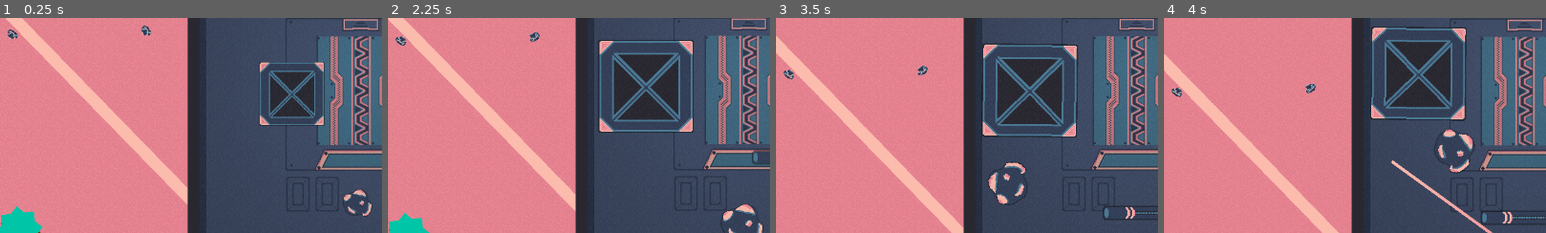
Above: before the commit, frames 1-4 (left to right).
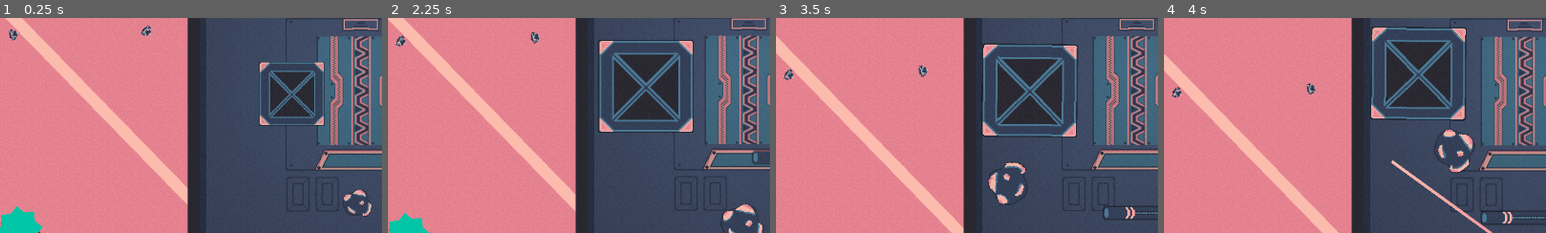
Above: after the commit, the same moments.

Repository: AstralStew/ProjectThornbury
Game: Godot game, scene res://Scenes/MainScene.tscn
Same seed, same stepped clock (60 frames per second), same inputs: the game is played once before the commit and once after it.
Inputs (mouse positions are % of the whole screen's width and height, from its top left):
- Up to frame 1 (0.25 s): no input
- Up to frame 2 (2.25 s): drag from (78, 47) to (49, 24) at 0.52 s; drag from (68, 40) to (49, 25) at 1.27 s; move the mouse to (87, 53) at 2.02 s; hold D (MoveRight) from 2.03 s (still down); hold Shift (Boost) from 2.03 s (still down); click (87, 53) at 2.17 s
- Up to frame 3 (3.5 s): release D (MoveRight) at 2.75 s; release Shift (Boost) at 2.75 s; drag from (74, 77) to (32, 28) at 2.77 s
- Up to frame 4 (4 s): drag from (84, 84) to (60, 54) at 3.52 s
The pictures show only the part of the screen within x 30-80%, y 21-71%; the shares and areas given below are measured in that part.

The runs differ from the first frame. In frame 1, 0.2% of the frame differs, in the area x 2-40%, y 3-11%; in frame 2, 0.2%, in the area x 2-40%, y 6-14%; in frame 3, 0.2%; in frame 4, 0.2%.

Commit message:
Notifications + Station upgrades

Diff:
--- a/Scenes/OutsidePrefabs/notification.tscn
+++ b/Scenes/OutsidePrefabs/notification.tscn
@@ -8,12 +8,31 @@
 atlas = ExtResource("3_68ugo")
 region = Rect2(175, 12, 46, 46)
 
-[node name="Notification" type="Node2D" unique_id=2025579434]
+[sub_resource type="CircleShape2D" id="CircleShape2D_sruue"]
+radius = 42.66
+
+[node name="Notification" type="Area2D" unique_id=1937379457]
+collision_layer = 65536
+collision_mask = 0
+monitoring = false
+monitorable = false
 script = ExtResource("1_sruue")
+screen_edge = Vector2(334, 294)
 minimum_alpha_distance = 4000.0
-maximum_alpha_distance = 2000.0
+maximum_alpha_distance = 500.0
 maximum_scale_distance = 300.0
-disappear_distance = 300.0
+disappear_start_distance = 300.0
+metadata/_custom_type_script = "uid://h4wwr486ejuw"
+
+[node name="Arrow" type="Node2D" parent="." unique_id=93638010]
+
+[node name="SpriteArrow" type="Sprite2D" parent="Arrow" unique_id=57675543]
+position = Vector2(32, 0)
+rotation = 1.5707964
+scale = Vector2(0.4, 0.4)
+texture = ExtResource("3_68ugo")
+region_enabled = true
+region_rect = Rect2(91, 16, 58, 45)
 
 [node name="SpriteBG" type="Sprite2D" parent="." unique_id=1388421572]
 position = Vector2(-1, 0)
@@ -24,8 +43,10 @@
 offset_top = -23.0
 offset_right = 23.0
 offset_bottom = 23.0
-mouse_filter = 0
 texture = SubResource("AtlasTexture_sruue")
 
-[connection signal="mouse_entered" from="SpriteIcon" to="." method="_on_mouse_entered"]
-[connection signal="mouse_exited" from="SpriteIcon" to="." method="_mouse_exited"]
+[node name="CollisionShape2D" type="CollisionShape2D" parent="." unique_id=66726932]
+shape = SubResource("CircleShape2D_sruue")
+
+[connection signal="mouse_entered" from="." to="." method="_on_mouse_entered"]
+[connection signal="mouse_exited" from="." to="." method="_on_mouse_exited"]
--- a/Scenes/OutsidePrefabs/outside.tscn
+++ b/Scenes/OutsidePrefabs/outside.tscn
@@ -42,6 +42,9 @@
 
 [node name="SubViewport" type="SubViewport" parent="SubViewportContainer" unique_id=238183413]
 handle_input_locally = false
+physics_object_picking = true
+physics_object_picking_sort = true
+physics_object_picking_first_only = true
 size = Vector2i(680, 600)
 render_target_update_mode = 4
 
--- a/Scenes/OutsidePrefabs/station.tscn
+++ b/Scenes/OutsidePrefabs/station.tscn
@@ -2,8 +2,13 @@
 
 [ext_resource type="Script" uid="uid://dj133dg4r65on" path="res://Scripts/Station.gd" id="1_ytpb5"]
 [ext_resource type="Texture2D" uid="uid://bilt7cu3ivxxr" path="res://Assets/Images/City/Building40.png" id="2_g0kpg"]
+[ext_resource type="Texture2D" uid="uid://i1g58vh6a4qg" path="res://Assets/Images/Inventory/Greebles.png" id="3_g0kpg"]
 [ext_resource type="Texture2D" uid="uid://c0sl1u4dvsqni" path="res://Assets/Images/City/Building64.png" id="3_rr3ex"]
 [ext_resource type="Texture2D" uid="uid://rpi66dfpi25r" path="res://Assets/Images/City/Building1.png" id="4_dulit"]
+
+[sub_resource type="AtlasTexture" id="AtlasTexture_rr3ex"]
+atlas = ExtResource("3_g0kpg")
+region = Rect2(4, 154, 72, 72)
 
 [sub_resource type="CircleShape2D" id="CircleShape2D_80ic5"]
 radius = 151.01324
@@ -38,14 +43,26 @@
 
 [node name="Gfx" type="Node2D" parent="." unique_id=293722123]
 
-[node name="Building41" type="Sprite2D" parent="Gfx" unique_id=268334236]
-texture_filter = 1
+[node name="MainBuilding" type="Sprite2D" parent="Gfx" unique_id=62090757]
+texture = ExtResource("4_dulit")
+offset = Vector2(1.11, -6.65)
+
+[node name="Expansion1" type="Node2D" parent="Gfx" unique_id=1868911331]
+visible = false
+
+[node name="Building41" type="Sprite2D" parent="Gfx/Expansion1" unique_id=268334236]
 position = Vector2(18, -71)
 texture = ExtResource("2_g0kpg")
 
-[node name="Background8" type="ColorRect" parent="Gfx" unique_id=835363159]
+[node name="Building65" type="Sprite2D" parent="Gfx/Expansion1" unique_id=541141922]
+position = Vector2(61, -71)
+texture = ExtResource("3_rr3ex")
+
+[node name="Expansion2" type="Node2D" parent="Gfx" unique_id=815276259]
+visible = false
+
+[node name="Background8" type="ColorRect" parent="Gfx/Expansion2" unique_id=835363159]
 z_index = -1
-texture_filter = 1
 anchors_preset = 15
 anchor_right = 1.0
 anchor_bottom = 1.0
@@ -58,9 +75,8 @@
 pivot_offset_ratio = Vector2(1, 0)
 color = Color(0.2, 0.24705882, 0.34509805, 1)
 
-[node name="Background9" type="ColorRect" parent="Gfx" unique_id=652643068]
+[node name="Background9" type="ColorRect" parent="Gfx/Expansion2" unique_id=652643068]
 z_index = -1
-texture_filter = 1
 anchors_preset = 15
 anchor_right = 1.0
 anchor_bottom = 1.0
@@ -73,7 +89,14 @@
 pivot_offset_ratio = Vector2(1, 0)
 color = Color(0.2901961, 0.47843137, 0.5882353, 1)
 
-[node name="Background10" type="ColorRect" parent="Gfx" unique_id=1908001030]
+[node name="Building66" type="Sprite2D" parent="Gfx/Expansion2" unique_id=1419809099]
+position = Vector2(-102, 0)
+texture = ExtResource("3_rr3ex")
+
+[node name="Expansion3" type="Node2D" parent="Gfx" unique_id=264725998]
+visible = false
+
+[node name="Background10" type="ColorRect" parent="Gfx/Expansion3" unique_id=1908001030]
 z_index = -1
 texture_filter = 1
 anchors_preset = 15
@@ -89,7 +112,7 @@
 pivot_offset_ratio = Vector2(1, 0)
 color = Color(0.2, 0.24705882, 0.34509805, 1)
 
-[node name="Background11" type="ColorRect" parent="Gfx" unique_id=613236630]
+[node name="Background11" type="ColorRect" parent="Gfx/Expansion3" unique_id=613236630]
 z_index = -1
 texture_filter = 1
 anchors_preset = 15
@@ -105,35 +128,27 @@
 pivot_offset_ratio = Vector2(1, 0)
 color = Color(0.2901961, 0.47843137, 0.5882353, 1)
 
-[node name="Building65" type="Sprite2D" parent="Gfx" unique_id=541141922]
-texture_filter = 1
-position = Vector2(61, -71)
-texture = ExtResource("3_rr3ex")
-
-[node name="Building42" type="Sprite2D" parent="Gfx" unique_id=1190618317]
+[node name="Building42" type="Sprite2D" parent="Gfx/Expansion3" unique_id=1190618317]
 texture_filter = 1
 position = Vector2(0, 76)
 texture = ExtResource("2_g0kpg")
 
-[node name="Building43" type="Sprite2D" parent="Gfx" unique_id=680204545]
+[node name="Building43" type="Sprite2D" parent="Gfx/Expansion3" unique_id=680204545]
 texture_filter = 1
 position = Vector2(-101, 56)
 texture = ExtResource("2_g0kpg")
 
-[node name="Building66" type="Sprite2D" parent="Gfx" unique_id=1419809099]
-texture_filter = 1
-position = Vector2(-102, 0)
-texture = ExtResource("3_rr3ex")
-
-[node name="Building5" type="Sprite2D" parent="Gfx" unique_id=62090757]
-texture_filter = 1
-position = Vector2(0, -6)
-texture = ExtResource("4_dulit")
+[node name="LandingZone" type="Sprite2D" parent="." unique_id=18220613]
+modulate = Color(1, 1, 1, 0.19607843)
+position = Vector2(0, 2.9999998)
+scale = Vector2(3.203462, 3.203462)
+texture = SubResource("AtlasTexture_rr3ex")
 
 [node name="CollisionShape2D" type="CollisionShape2D" parent="." unique_id=1058852876]
 shape = SubResource("CircleShape2D_80ic5")
 
 [node name="PanelContainer" type="PanelContainer" parent="." unique_id=373591278]
+z_index = 10
 anchors_preset = 15
 anchor_right = 1.0
 anchor_bottom = 1.0
--- a/Scripts/Notification.gd
+++ b/Scripts/Notification.gd
@@ -1,10 +1,14 @@
-class_name Notification extends Node2D
+class_name Notification extends Area2D
+
+
+@export var screen_edge : Vector2 = Vector2(310,263)
 
 @export var minimum_alpha_distance : float = 6000
 @export var maximum_alpha_distance : float = 4000
 @export var minimum_scale_distance : float = 3000
 @export var maximum_scale_distance : float = 200
-@export var disappear_distance : float = 200
+@export var disappear_start_distance : float = 400
+@export var disappear_end_distance : float = 200
 
 @export_category("READ ONLY")
 
@@ -24,7 +28,8 @@
 	var _maximum_alpha_sqr_distance : float = maximum_alpha_distance * maximum_alpha_distance
 	var _minimum_scale_sqr_distance : float = minimum_scale_distance * minimum_scale_distance
 	var _maximum_scale_sqr_distance : float = maximum_scale_distance * maximum_scale_distance
-	var _disappear_sqr_distance : float = disappear_distance * disappear_distance
+	var _disappear_start_sqr_distance : float = disappear_start_distance * disappear_start_distance
+	var _disappear_end_sqr_distance : float = disappear_end_distance * disappear_end_distance
 
 	target_position = _node.global_position # LevelManager.instance.to_local(get_tree().get_first_node_in_group("Stations").global_position)
 
@@ -36,28 +41,39 @@
 	visible = true
 	while(is_tracking):
 		_camera_pos = _camera.get_screen_center_position()
-		global_position = target_position.clamp(_camera_pos-Vector2(310,263), _camera_pos+Vector2(300,263))
+
+		$Arrow.look_at(target_position)
 
 		if is_hovered:
 			$SpriteIcon.modulate = Color(1,1,1,1)
 			scale = Vector2(1.312,1.312)
+			if _distance < _disappear_start_sqr_distance:
+				global_position = target_position
+			else:
+				global_position = target_position.clamp(_camera_pos-screen_edge + (scale * 40), _camera_pos+screen_edge - (scale * 40))
+
 		else:
 			_distance = _camera_pos.distance_squared_to(target_position)
 
-			if _distance < _disappear_sqr_distance:
-				visible = false
+			if _distance < _disappear_start_sqr_distance:
+				$Arrow.visible = false
+				$SpriteIcon.modulate = Color(1,1,1,0.9) #$SpriteIcon.modulate = Color(1,1,1,remap(_distance,_disappear_start_sqr_distance,_disappear_end_sqr_distance,0.9,0.5))
+				scale = Vector2.ONE * 1.2
+				global_position = target_position
 			else:
-				visible = true
+				$Arrow.visible = true
+				if _distance > _minimum_alpha_sqr_distance:
+					$SpriteIcon.modulate = Color(1,1,1,0.25)
+				else:
+					$SpriteIcon.modulate = Color(1,1,1,clamp(remap(_distance,_minimum_alpha_sqr_distance,_maximum_alpha_sqr_distance,0.25,0.9),0.25,0.9))
 
-			if _distance > _minimum_alpha_sqr_distance:
-				$SpriteIcon.modulate = Color(1,1,1,0.25)
-			else:
-				$SpriteIcon.modulate = Color(1,1,1,clamp(remap(_distance,_minimum_alpha_sqr_distance,_maximum_alpha_sqr_distance,0.1,1.0),0.25,1.0))
+				if _distance > _minimum_scale_sqr_distance:
+					scale = Vector2(0.69,0.69)
+				else:
+					scale = Vector2.ONE * clamp(remap(_distance,_maximum_scale_sqr_distance,_minimum_scale_sqr_distance,1.2,0.69),0.69,1.2)
 
-			if _distance > _minimum_scale_sqr_distance:
-				scale = Vector2(0.69,0.69)
-			else:
-				scale = Vector2.ONE * clamp(remap(_distance,_maximum_scale_sqr_distance,_minimum_scale_sqr_distance,1.312,0.69),0.69,1.312)
+				global_position = target_position.clamp(_camera_pos-screen_edge + (scale * 40), _camera_pos+screen_edge - (scale * 40))
+
 
 		await get_tree().physics_frame
 
@@ -68,5 +84,5 @@
 	is_hovered = true
 
 
-func _mouse_exited() -> void:
+func _on_mouse_exited() -> void:
 	is_hovered = false
--- a/Scripts/Station.gd
+++ b/Scripts/Station.gd
@@ -12,7 +12,7 @@
 @export var prosperity : int = 0 :
 	set(value):
 		prosperity = value
-		get_child(0).modulate = Color.WHITE.lerp(Color(0.3, 0.217, 0.1), 1 - (prosperity as float / prosperity_target as float))
+		get_child(0).modulate = Color.WHITE.lerp(Color(0.65, 0.599, 0.396, 1.0), 1 - (prosperity as float / prosperity_target as float))
 
 @export var is_prosperous : bool = false :
 	get: return prosperity >= prosperity_target
@@ -27,7 +27,17 @@
 signal on_complete_order(station_ref)
 signal on_become_prosperous(station_ref)
 
+var _expansions : Array[Node2D]
+
 func _ready() -> void:
+
+	get_child(0).get_child(0).rotation = GLOBALS.random_rotation(180)
+	for _child:Node2D in get_child(0).get_children():
+		if "Expansion" in _child.name:
+			_expansions.append(_child)
+			_child.rotation = GLOBALS.random_rotation(180)
+	_expansions.pick_random().visible = true
+
 	prosperity = 0
 	#cooldown()
 
@@ -82,7 +92,14 @@
 func complete_order() -> void:
 	print_rich(DEBUG_NAME,"CheckOrder > Order complete! Starting cooldown and returning true...")
 	has_order = false
+
 	prosperity += 1
+	var _chosen:Node2D=null
+	while _chosen == null:
+		_chosen = _expansions.pick_random()
+		if _chosen.visible: _chosen=null
+	_chosen.visible = true
+
 	on_complete_order.emit(self)
 	if !is_prosperous: cooldown()
 	else: on_become_prosperous.emit(self)
